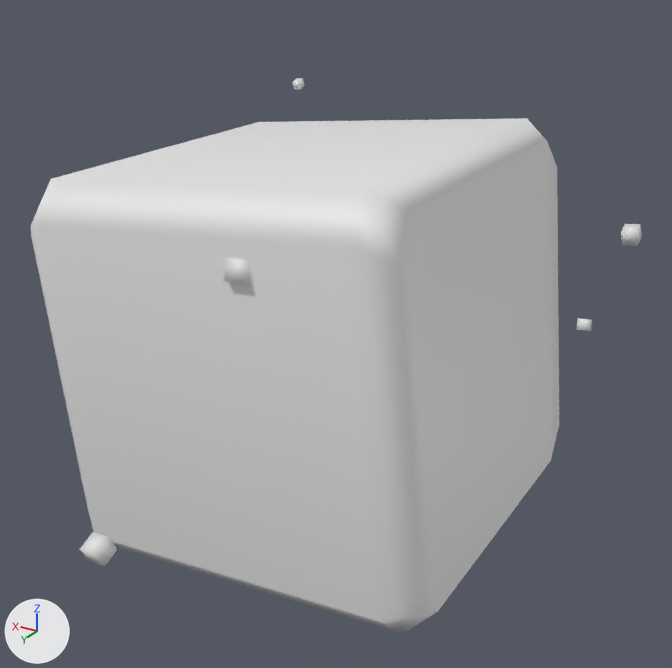
What one commit did to the FBX model Reference/Resources/Mesh/Animation/Effect/E_BD_Hikou.fbx.
Both versions are drawn from a 50 mm lens placed at (-0.01269, 0.02026, 0.01038), pointed at (-0.00087, 0.00055, 0.00053). Lighting does not change. The marker at lower left points along +X, +Y and +Z. Materials are left out; every surface is plain grey.

Before the edit, the objects in view are built like this:
```python
me_model9 = bpy.data.meshes.new('model9')
me_model9.from_pydata(...)  # 32 vertices, 60 faces; spans x -0.411..0.411, y -0.403..0.401, z -0.411..0.411
me_model9.materials.append(mat_lambert1)
ob_group1 = bpy.data.objects.new('group1', None)
ob_group1.parent = ob_e_bd_hikou
ob_group1.location = (0.0, 0.0, 0.0)
ob_group1.rotation_euler = (0.0, 0.0, 1.466)  # degrees (0, 0, 84)
ob_group1.scale = (1.2, 1.2, 1.2)
ob_model9 = bpy.data.objects.new('model9', me_model9)
ob_model9.parent = ob_group1
ob_model9.location = (0.0000358, 0.00326, -0.000763)
ob_model9.scale = (1.08, 1.08, 1.08)
ob_rotate1 = bpy.data.objects.new('rotate1', None)
ob_rotate1.parent = ob_group1
ob_rotate1.location = (0.0, 0.0, 0.0)
ob_rotate1.rotation_euler = (0.0, 1.204, 0.0)  # degrees (0, 69, 0)
ob_rotate1.scale = (1.2, 1.2, 1.2)
ob_rotate2 = bpy.data.objects.new('rotate2', None)
ob_rotate2.parent = ob_group1
ob_rotate2.location = (0.0, 0.0, 0.0)
ob_rotate2.rotation_euler = (0.0, -1.204, 0.0)  # degrees (0, -69, 0)
```
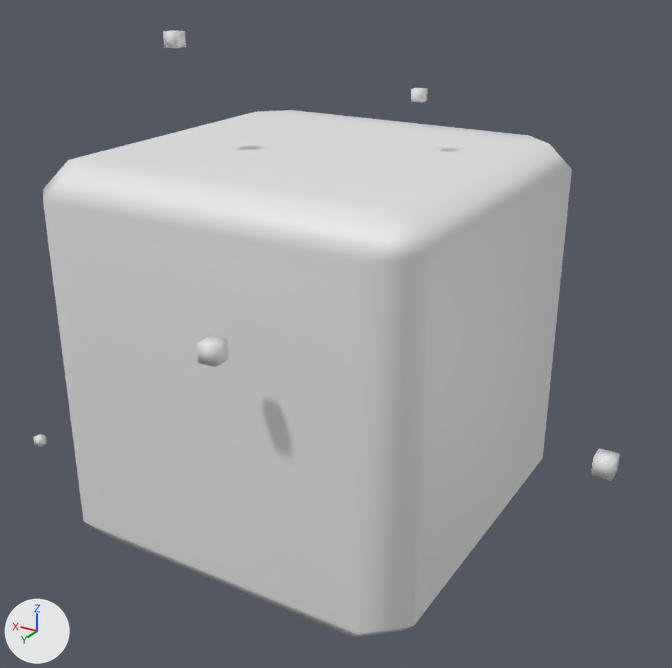
ob_group1 is not drawn itself; it is the parent of ob_rotate1, ob_model1, ob_rotate2, ob_model9.
ob_rotate1 is not drawn itself; it is the parent of ob_model7, ob_model5, ob_model3.
ob_rotate2 is not drawn itself; it is the parent of ob_model8, ob_model6, ob_model4, ob_model2.

Where the change shows, as pixel boxes (x1, y1, x2, y2) in the pictures (672 x 668 px):
'model9', turned
    before: (31, 118, 559, 634)
    after: (43, 110, 572, 638)
'model2', turned
    before: (80, 532, 117, 567)
    after: (591, 448, 620, 481)
'model7', turned (not visible before)
    after: (197, 336, 228, 367)
'model6', turned
    before: (621, 224, 642, 246)
    after: (163, 30, 186, 48)
'model3', turned (not visible afterwards)
    before: (224, 258, 251, 284)
'model5', turned
    before: (576, 318, 592, 331)
    after: (411, 88, 428, 103)
'model4', turned
    before: (292, 78, 305, 89)
    after: (33, 434, 47, 447)

The change, as a diff of the scene's bpy script:
```diff
--- a/Reference/Resources/Mesh/Animation/Effect/E_BD_Hikou.fbx.py
+++ b/Reference/Resources/Mesh/Animation/Effect/E_BD_Hikou.fbx.py
@@ ob_rotate1 @@
 ob_rotate1.location = (0.0, 0.0, 0.0)
-ob_rotate1.rotation_euler = (0.0, 1.204, 0.0)  # degrees (0, 69, 0)
 ob_rotate1.scale = (1.2, 1.2, 1.2)
@@ ob_group1 @@
 ob_group1.location = (0.0, 0.0, 0.0)
-ob_group1.rotation_euler = (0.0, 0.0, 1.466)  # degrees (0, 0, 84)
 ob_group1.scale = (1.2, 1.2, 1.2)
@@ ob_rotate2 @@
 ob_rotate2.location = (0.0, 0.0, 0.0)
-ob_rotate2.rotation_euler = (0.0, -1.204, 0.0)  # degrees (0, -69, 0)
```
